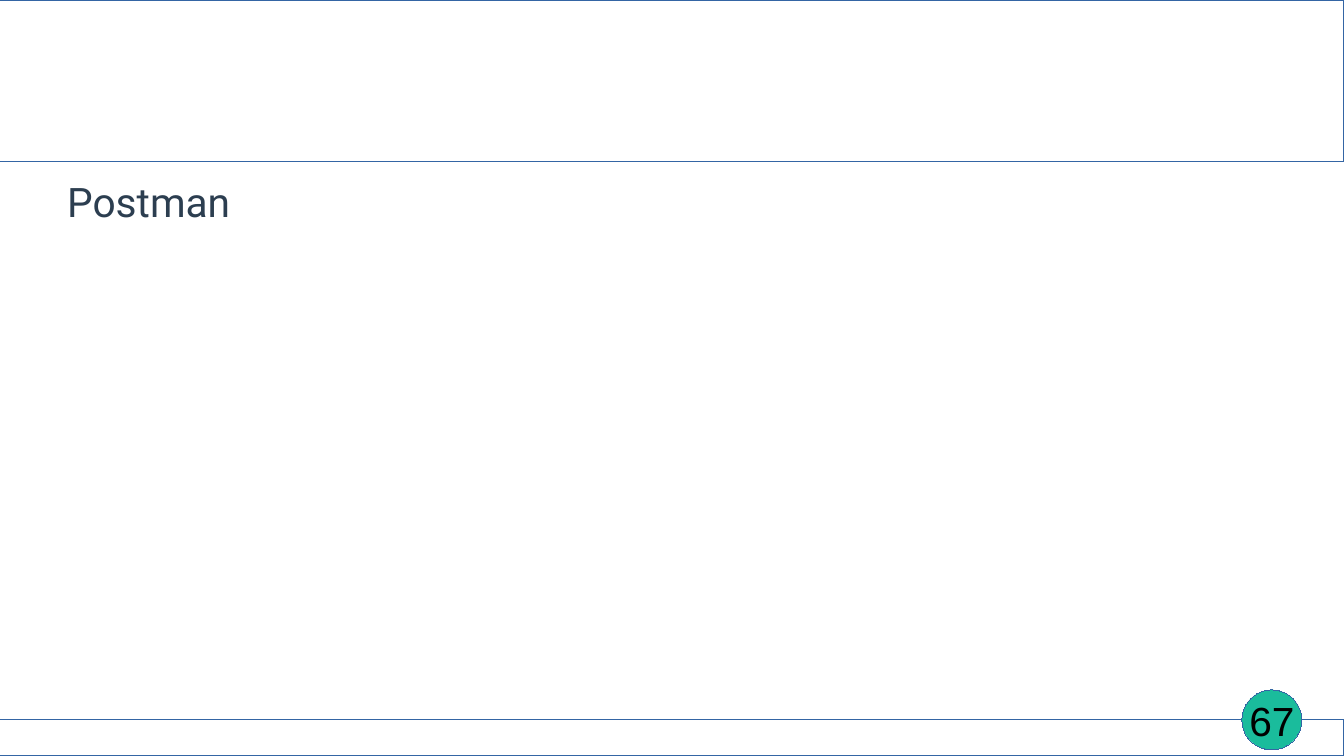
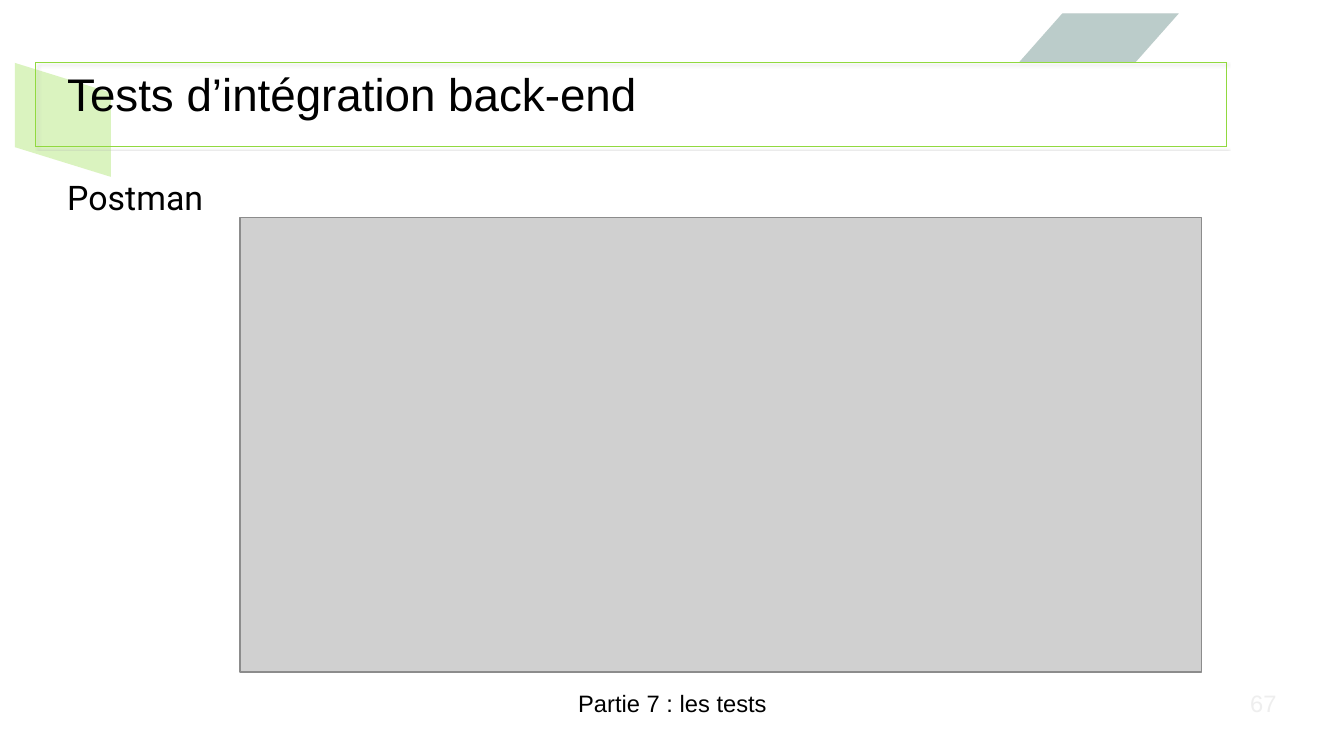
Before and after one commit to EmmaBroudic/Projet-Nooky, a slide deck: slide 67 of doc/Nooky4.odp. Drawn at 1344x756 pixels with LibreOffice and Linux fonts; fonts in the diff are those of the drawing; grey boxes stand for pictures. Boxes give left, top, right and bottom in pixels: in the first picture for what was removed or moved away, otherwise in the second. Text is boxed around its words. In the diff, an @@ line names an element or a change of style, - is before the commit and + after.

```diff
--- a/doc/Nooky4.odp
+++ b/doc/Nooky4.odp
@@ parallelogram added at (1020,13,1179,63), fill #81ACA6 at 39% opacity @@
@@ parallelogram added at (15,63,112,177), fill #B5E77D at 49% opacity @@
@@ rectangle: place and size @@
-rectangle at (0,0,1344,162)
+rectangle at (37,63,1228,148)
@@ rectangle at (37,63,1228,148): outline #3465A4 0 pt to #91D93F 0 pt; shadow on @@
@@ title added at (67,77,636,120), 27 pt, text #000000 @@
+Tests d’intégration back-end
@@ text "Postman" at (67,186,203,211): size 24 to 20 pt, text colour #2C3E50 to #000000 @@
@@ picture added at (240,217,1203,672) @@
@@ text "Partie 7 : les tests": place and size @@
-text "Partie 7 : les tests" at (545,755,798,756)
+text "Partie 7 : les tests" at (578,694,767,713)
@@ text "Partie 7 : les tests" at (578,694,767,713): size 18 to 14 pt, font Karla to Arial, text colour #FFFFFF to #000000, bold off @@
@@ ellipse removed at (1243,690,1303,750) @@
@@ page number removed at (1249,707,1294,743) @@
-67
@@ rectangle removed at (0,721,1344,756) @@
```
Also in this commit, not shown: 81 other slides changed, 2 other files.
